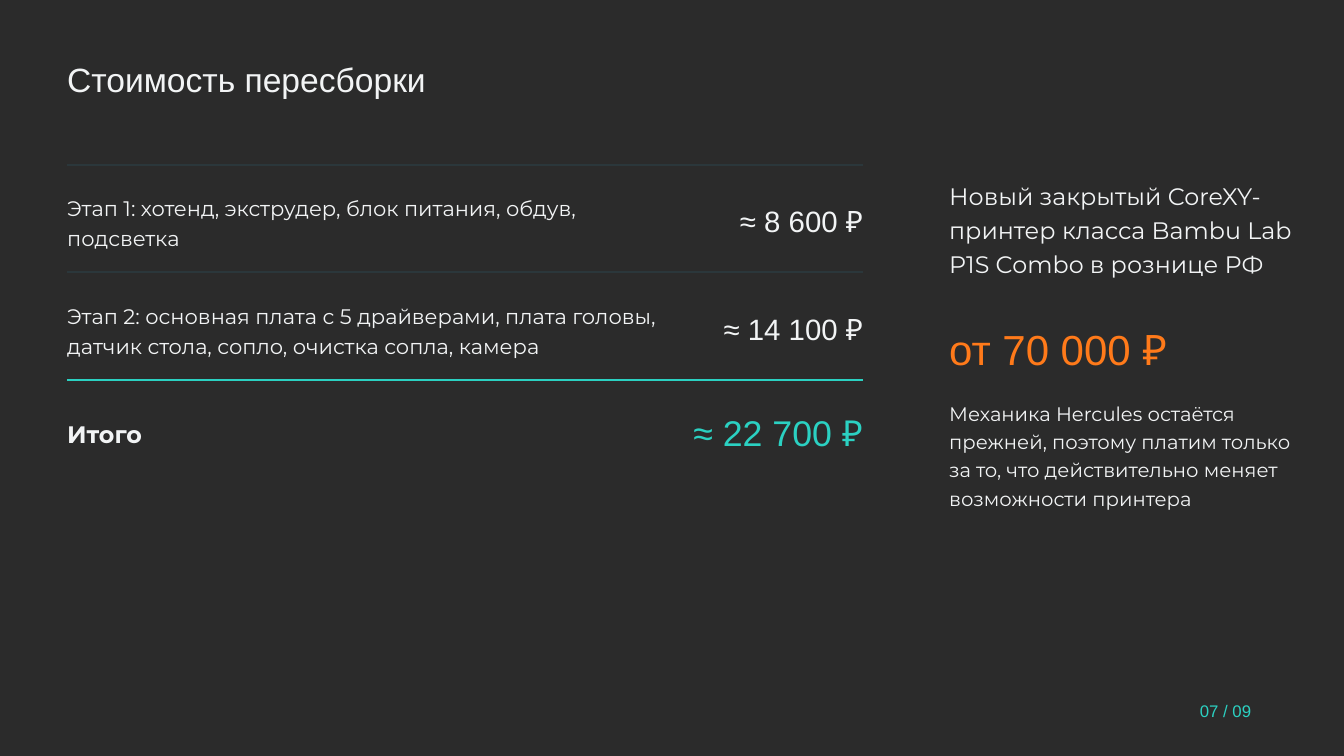
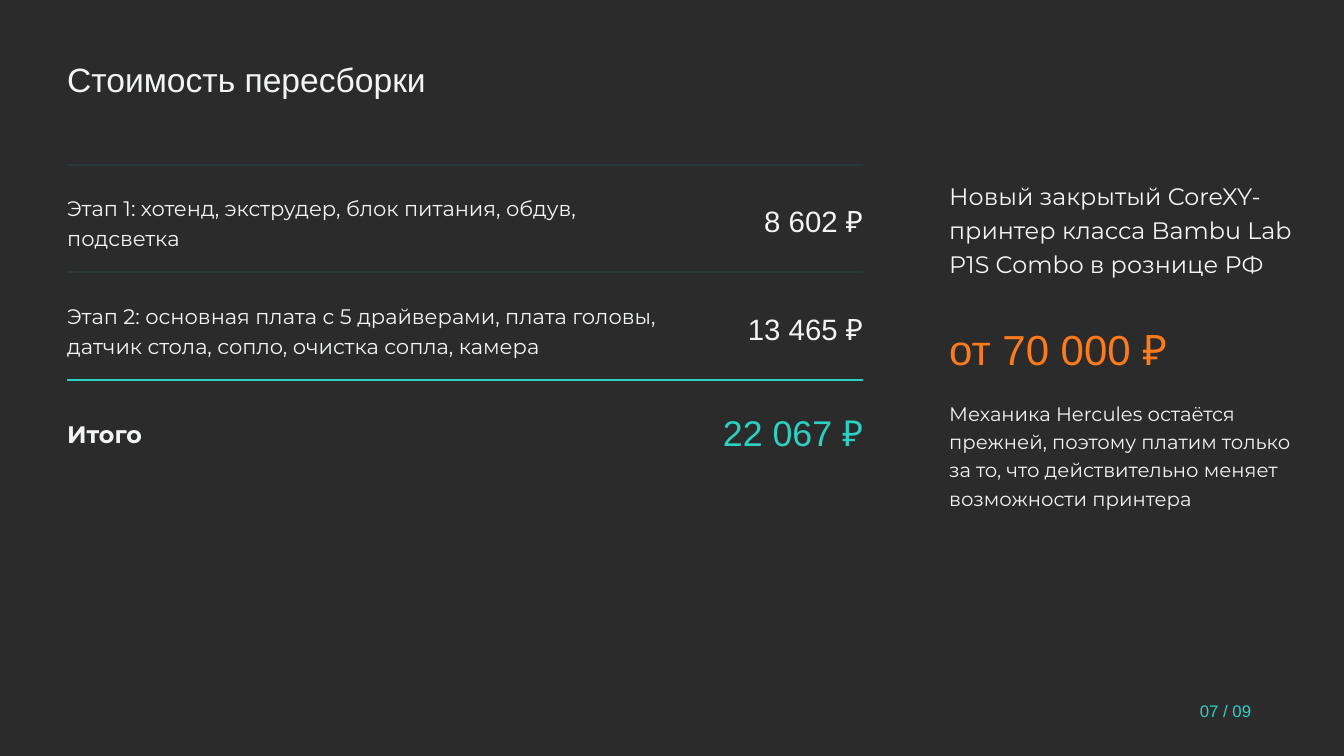
Before and after one commit to pmixay/3d-project, a slide deck: slide 7 of submission/Hefest_prezentaciya.pptx. Drawn at 1344x756 pixels with LibreOffice and Linux fonts; fonts in the diff are those of the drawing; background and template pictures are left out; a plain dark background stands for a picture behind light text. Boxes give left, top, right and bottom in pixels: in the first picture for what was removed or moved away, otherwise in the second. Text is boxed around its words. In the diff, an @@ line names an element or a change of style, - is before the commit and + after.

```diff
--- a/submission/Hefest_prezentaciya.pptx
+++ b/submission/Hefest_prezentaciya.pptx
@@ text at box(764, 211, 838, 233): text changed @@
-≈ 8 600 ₽
+8 602 ₽
@@ text at box(748, 319, 838, 341): text changed @@
-≈ 14 100 ₽
+13 465 ₽
@@ text at box(723, 421, 833, 447): text changed @@
-≈ 22 700 ₽
+22 067 ₽
```
Also in this commit, not shown: 2 other slides changed, 10 other files.
